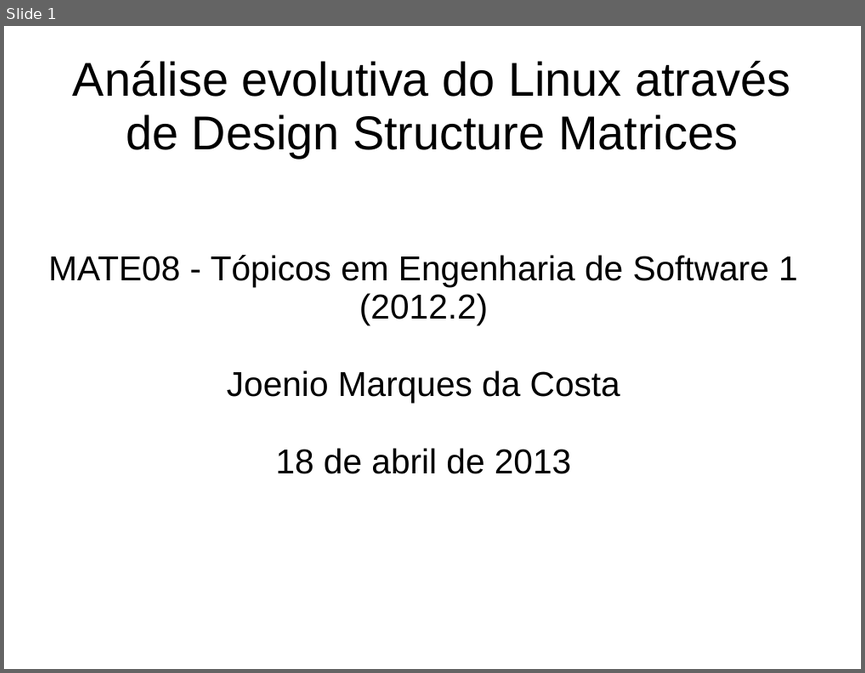
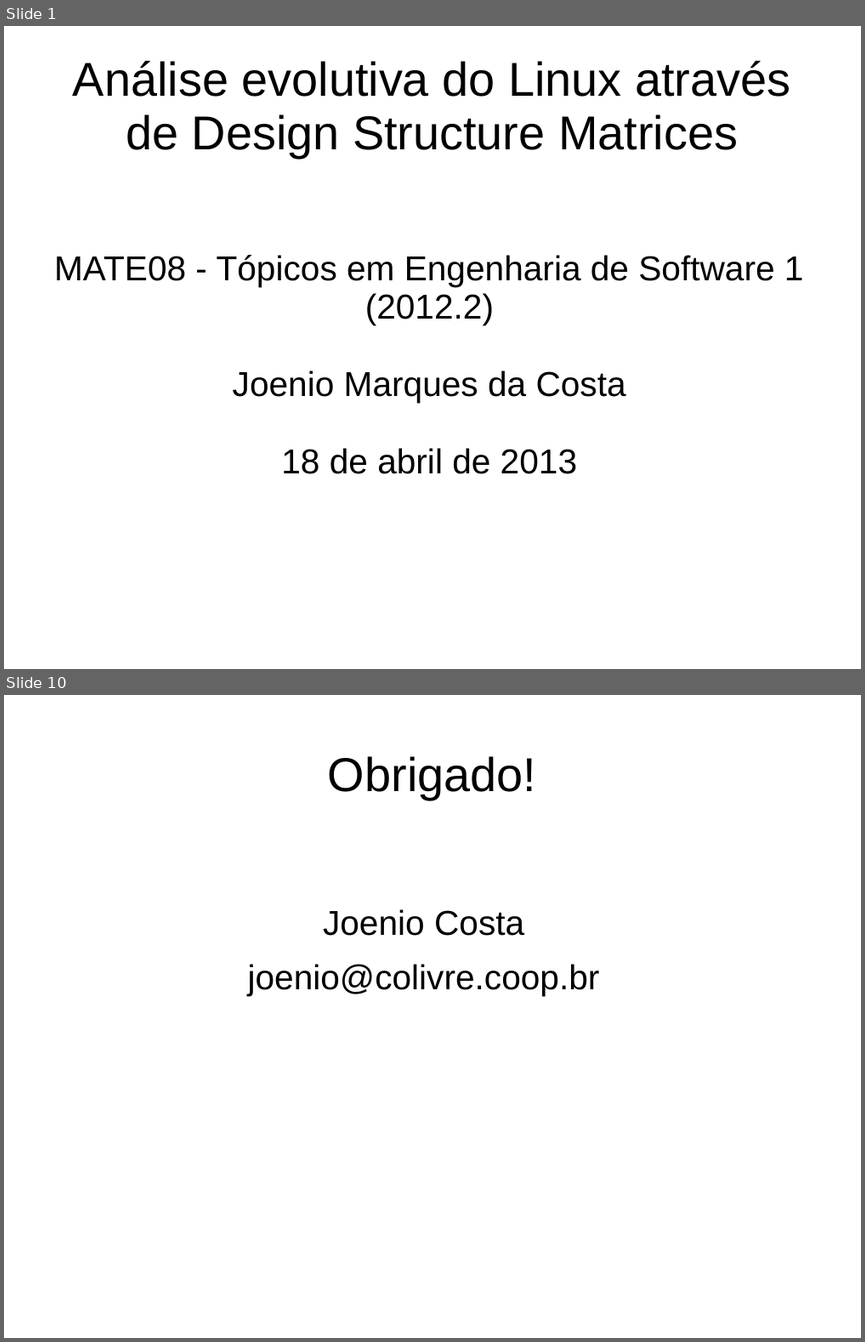
Before and after one commit to joenio/mestrado-ufba, a slide deck: MAT08/Trabalho/Relatorio/slides.ppt. Shown one above the other, each under a label of ours: slide 1 before the commit, slides 1 and 10 after it; the slides between them are not shown. The pictures are 865x673 and 865x1342 pixels, drawn with LibreOffice and Linux fonts; fonts in the diff are those of the drawing. Boxes give left, top, right and bottom in pixels: in the first picture for what was removed or moved away, otherwise in the second. Text is boxed around its words. In the diff, an @@ line names an element or a change of style, - is before the commit and + after.

```diff
--- a/MAT08/Trabalho/Relatorio/slides.ppt
+++ b/MAT08/Trabalho/Relatorio/slides.ppt
@@ slide 10 added at [4,695,861,1338], background #FFFFFF @@
@@ title added at [328,756,536,800], 44 pt, text #000000 @@
+Obrigado!
@@ text added at [248,909,600,996], 32 pt, text #000000 @@
+Joenio Costa
+joenio@colivre.coop.br
@@ slide 1 changed as well @@
@@ subtitle "MATE08 - Tópicos em Engenharia ..." at [54,255,804,474]: indent changed @@
```
Also in this commit, not shown: 8 other slides added, 9 slides removed, 5 other files.
